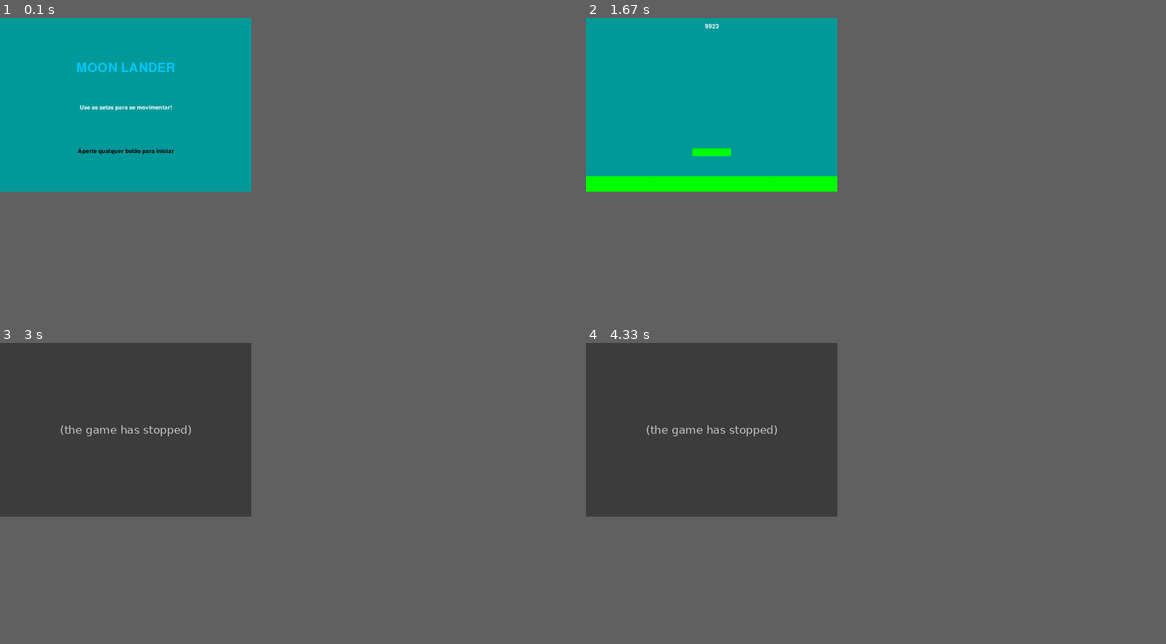
Above: before the commit, frames 1-4 (two rows, left to right).
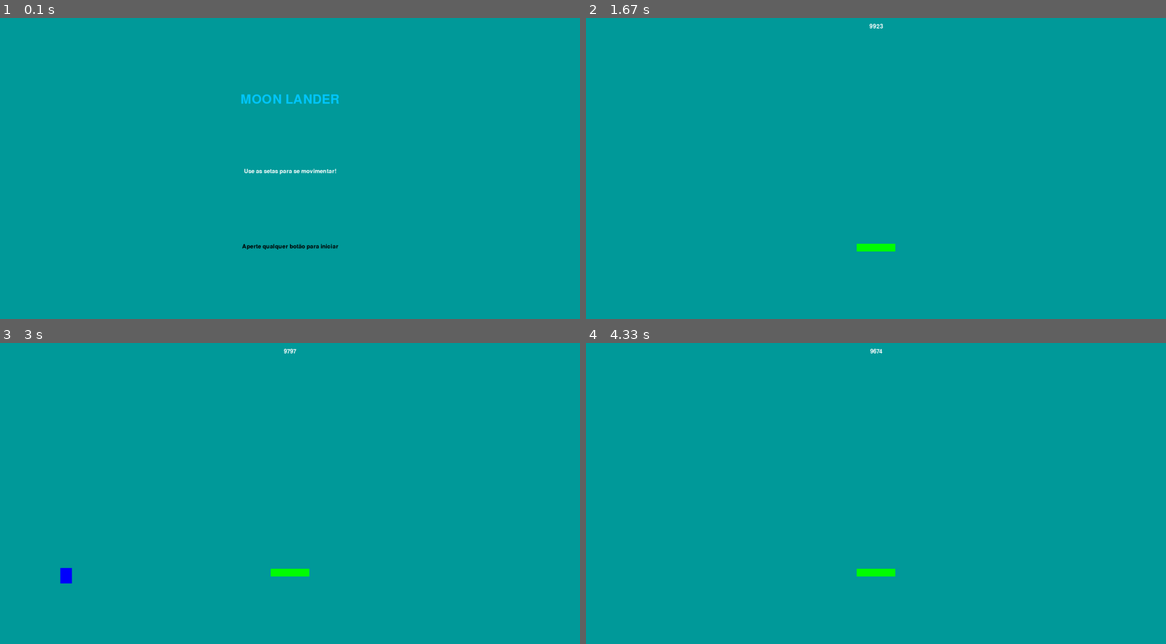
Above: after the commit, the same moments.

Repository: felipe-valente/PF_Pygame
Game: pygame game, started from main.py
Same seed, same stepped clock (60 frames per second), same inputs: the game is played once before the commit and once after it.
Inputs:
- Up to frame 1 (0.1 s): no input
- Up to frame 2 (1.67 s): hold Right 0.33-0.8 s; hold Up 0.83-1.13 s; hold Right 1.17-1.63 s
- Up to frame 3 (3 s): hold Left 1.67-2.2 s; hold Left 2.23-2.63 s; hold Up from 2.67 s (still down)
- Up to frame 4 (4.33 s): release Up at 3.03 s; hold Right 3.07-3.7 s; hold Left 3.73-4.2 s; hold Right from 4.23 s (still down)
In our replay, the window is 390x270 before the commit and 900x468 after it. These sizes can differ from the game's own. Grey fills any space a smaller window leaves; there, only what the larger window draws over its background counts as a difference.

The runs differ from the first frame. In frame 1, 1.2% of the frame differs, in the area x 13-59%, y 14-77%; in frame 2, 2.6%; in frame 3, 25%, in the area x 0-54%, y 0-80%; in frame 4, 25%.
Error before the commit: AttributeError: 'Game' object has no attribute 'Player' (main.py line 49); the game stopped at 2.75 s (later frames are placeholders)

Commit message:
Tela de Game Over

Diff:
--- a/config.py
+++ b/config.py
@@ -1,6 +1,6 @@
 #opções do jogo
-WIDTH = 650
-HEIGHT = 450
+WIDTH = 1500
+HEIGHT = 780
 FPS = 100
 TITLE = "MOON LANDER"
 FONT_NAME = "Coolvetica Rg"
--- a/main.py
+++ b/main.py
@@ -21,9 +21,6 @@
 		self.platforms = pg.sprite.Group()
 		self.player = Player()
 		self.all_sprites.add(self.player)
-		p1 = Platform(0, HEIGHT-40, WIDTH, 40)
-		self.all_sprites.add(p1)
-		self.platforms.add(p1)
 		p2 = Platform(WIDTH/2 - 50, HEIGHT * 3/4, 100, 20)
 		self.all_sprites.add(p2)
 		self.platforms.add(p2)
@@ -46,8 +43,9 @@
 		if hits:
 			self.player.pos.y = hits[0].rect.top
 			self.player.vel.y = 0
-			if self.Player.vel(1,4):
+			if hits[0].rect.top:
 				self.jogando = False
+				self.rodando = False
 
 	def events(self):
 		for event in pg.event.get():
@@ -55,6 +53,7 @@
 				if self.jogando:
 					self.jogando = False
 			self.rodando = False
+
 
 		pass
 
@@ -78,7 +77,9 @@
 
 	def show_go_screen(self):
 		self.screen.fill(preto)
-		self.draw_text("GAME OVER", 48, vermelho, WIDTH/2, HEIGHT/4)
+		self.draw_text("GAME OVER", 78, vermelho, WIDTH/2, HEIGHT/4)
+		self.draw_text("VOCÊ É GAY BRO!", 50, branco, WIDTH/2, HEIGHT/2)
+		self.draw_text("RAFA MOREIRA! GANG GANG GANG!! 777", 37, branco, WIDTH/2, HEIGHT*3/4)
 		pg.display.flip()
 		self.espera_por_tecla()
 
@@ -105,6 +106,6 @@
 g.show_start_screen()
 while g.rodando:
 	g.new()
-	g.show_go_screen()
 
+g.show_go_screen()
 pg.quit()
